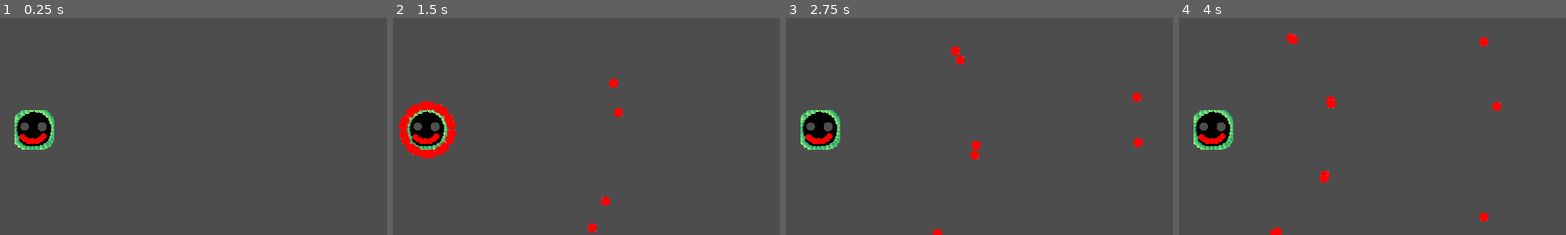
Above: before the commit, frames 1-4 (left to right).
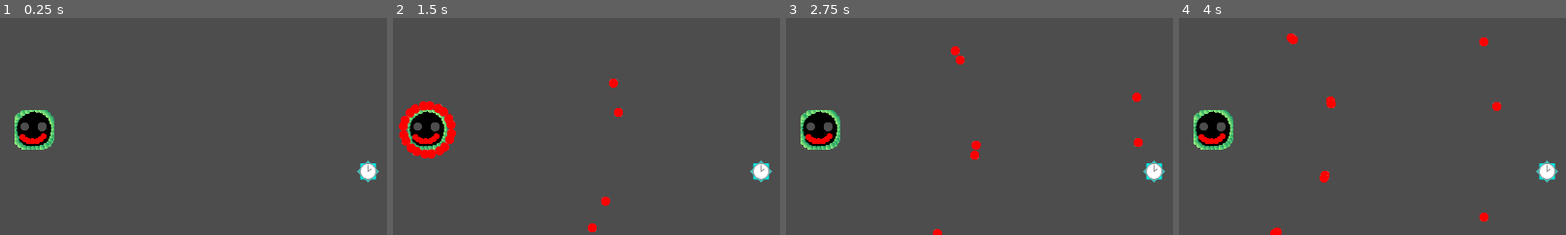
Above: after the commit, the same moments.

Repository: Antoine-Lagache/GameJam_2025
Game: Godot game, scene res://scene/main.tscn
The game is run twice, just before and just after one commit, with the same random seed, the same clock (stepped at 60 frames per second) and the same inputs.
Inputs:
- Up to frame 1 (0.25 s): no input
- Up to frame 2 (1.5 s): tap Enter at 0.5 s; hold Right (right) 0.53-1.28 s; hold Down (down) from 1.28 s (still down)
- Up to frame 3 (2.75 s): release Down (down) at 2.03 s; hold Right (right) from 2.03 s (still down)
- Up to frame 4 (4 s): release Right (right) at 2.78 s; hold Up (up) 2.78-3.53 s; hold Left (left) from 3.53 s (still down)
The pictures show only the part of the screen within x 46-95%, y 24-74%; the shares and areas given below are measured in that part.

The runs differ from the first frame. In frame 1, 0.4% of the frame differs, in the area x 92-98%, y 65-76%; in frame 2, 0.4%; in frame 3, 0.4%; in frame 4, 0.4%.

Commit message:
time stop v1

Diff:
--- /dev/null
+++ b/gamejame/scene/time.tscn
@@ -0,0 +1,6 @@
+[gd_scene load_steps=2 format=3 uid="uid://dmi7sdx6ab5as"]
+
+[ext_resource type="Script" uid="uid://b6vjsah7mp4dy" path="res://script/time.gd" id="1_yegv2"]
+
+[node name="Node2D" type="Node2D"]
+script = ExtResource("1_yegv2")
--- a/gamejame/scene/time_stop.tscn
+++ b/gamejame/scene/time_stop.tscn
@@ -1,16 +1,21 @@
-[gd_scene load_steps=3 format=3 uid="uid://e7kxq7wbgf6q"]
+[gd_scene load_steps=4 format=3 uid="uid://e7kxq7wbgf6q"]
 
 [ext_resource type="Texture2D" uid="uid://cf2a4kh32yv8h" path="res://sprites/time_stop.png" id="1_nys4h"]
+[ext_resource type="Script" uid="uid://kpnrsj5pkyc5" path="res://script/time_stop.gd" id="1_tdae1"]
 
 [sub_resource type="CircleShape2D" id="CircleShape2D_pnf1x"]
-radius = 79.0569
+radius = 23.0217
 
 [node name="Time_stop" type="Node2D"]
+script = ExtResource("1_tdae1")
 
 [node name="Sprite2D" type="Sprite2D" parent="."]
+scale = Vector2(0.29, 0.29)
 texture = ExtResource("1_nys4h")
 
 [node name="Area2D" type="Area2D" parent="."]
 
 [node name="CollisionShape2D" type="CollisionShape2D" parent="Area2D"]
 shape = SubResource("CircleShape2D_pnf1x")
+
+[connection signal="body_entered" from="Area2D" to="." method="_on_area_2d_body_entered"]
--- a/gamejame/script/bullet.gd
+++ b/gamejame/script/bullet.gd
@@ -3,18 +3,18 @@
 var speed : float = 0.0 # nb pixel / seconde
 var direction : float = 0.0
 var angular_velocity : float = 0.0
+var time_speed:float = 1.0
 
-signal hit_player
 
 func _ready():
 	add_to_group("bullet")
 
 func _physics_process(delta: float) -> void:
-	var direction_vector = Vector2(cos(direction),sin(direction))
-	#global_position += speed*direction_vector
-	global_position += speed*direction_vector*delta #pour que se soit compatible à différents frame rate
-	direction += angular_velocity
-	test_exit_screen()
+	if time_speed:
+		var direction_vector = Vector2(cos(direction),sin(direction))
+		global_position += speed*direction_vector*delta*time_speed #pour que se soit compatible à différents frame rate
+		direction += angular_velocity
+		test_exit_screen()
 
 func test_exit_screen():
 	var screen = DisplayServer.screen_get_size()
@@ -25,5 +25,5 @@
 
 func _on_area_2d_body_entered(body: Node2D) -> void:
 	if body.is_in_group("player"):
-		emit_signal("hit_player", body)
+		body.loose_pv()
 		queue_free()
--- a/gamejame/script/main.gd
+++ b/gamejame/script/main.gd
@@ -2,10 +2,20 @@
 
 @onready var mechant = load("res://scene/mechant.tscn")
 @onready var player = load("res://scene/player.tscn")
+@onready var time = load("res://scene/time.tscn")
 
 
 func _ready():
 	var bbeg:Node = mechant.instantiate()
 	var hero:Node = player.instantiate()
+	var temps:Node = time.instantiate()
+	temps.connect("send_time_speed", on_time_speed)
 	add_child(bbeg)
 	add_child(hero)
+	add_child(temps)
+
+func on_time_speed(time_speed):
+	player =  get_tree().get_nodes_in_group("player")[0]
+	mechant =  get_tree().get_nodes_in_group("mechant")[0]
+	player.time_speed = time_speed
+	mechant.time_speed = time_speed
--- a/gamejame/script/mechant.gd
+++ b/gamejame/script/mechant.gd
@@ -2,7 +2,8 @@
 
 
 @onready var bullet = load("res://scene/bullet.tscn")
-signal hit_player
+var time_speed:float = 1.0
+var bullet_limit:int = 100
 
 func _ready():
 	add_to_group("mechant")
@@ -10,28 +11,26 @@
 	position = Vector2(screen.x/2, screen.y/2)
 
 func _physics_process(delta: float) -> void:
-	pass
+	for bullets in get_tree().get_nodes_in_group("bullet"):
+		bullets.time_speed = time_speed
 
 
 func _on_timer_timeout() -> void:
-	var angle = randf_range(0, 2 * PI)
-	for i in range(10):
-		var new_bullet:Node = bullet.instantiate()
-		new_bullet.connect("hit_player", on_hit_player)
-		new_bullet.speed = 600
-		new_bullet.direction =  2 * PI / 10 * i + angle
-		new_bullet.angular_velocity = 0.01
-		add_child(new_bullet)
-	for i in range(10):
-		var new_bullet:Node = bullet.instantiate()
-		new_bullet.connect("hit_player", on_hit_player)
-		new_bullet.speed = 600
-		new_bullet.direction =  2 * PI / 10 * (i + 0.5) + angle
-		new_bullet.angular_velocity = - 0.01
-		add_child(new_bullet)
-
-func on_hit_player(body):
-	body.loose_pv()
+	print(len(get_tree().get_nodes_in_group("bullet")))
+	if len(get_tree().get_nodes_in_group("bullet")) < bullet_limit:
+		var angle = randf_range(0, 2 * PI)
+		for i in range(10):
+			var new_bullet:Node = bullet.instantiate()
+			new_bullet.speed = 600
+			new_bullet.direction =  2 * PI / 10 * i + angle
+			new_bullet.angular_velocity = 0.01
+			add_child(new_bullet)
+		for i in range(10):
+			var new_bullet:Node = bullet.instantiate()
+			new_bullet.speed = 600
+			new_bullet.direction =  2 * PI / 10 * (i + 0.5) + angle
+			new_bullet.angular_velocity = - 0.01
+			add_child(new_bullet)
 
 func _on_area_2d_body_entered(body: Node2D) -> void:
 	if body.is_in_group("player"):
--- a/gamejame/script/player.gd
+++ b/gamejame/script/player.gd
@@ -5,6 +5,7 @@
 const start_position = Vector2(300, 300)
 var screen_size = DisplayServer.screen_get_size()
 const size_player = Vector2(10,10)
+var time_speed:float = 1.0
 
 func loose_pv():
 	$CanvasLayer/Health_bar.health += -1
--- /dev/null
+++ b/gamejame/script/time.gd
@@ -0,0 +1,36 @@
+extends Node2D
+
+var time_stop = load("res://scene/time_stop.tscn")
+var player:Node
+var mechant:Node
+var screen = DisplayServer.screen_get_size()
+var dist_min = 150
+
+var  time_speed:float = 1.0
+signal send_time_speed
+
+
+# Called when the node enters the scene tree for the first time.
+func _ready() -> void:
+	player =  get_tree().get_nodes_in_group("player")[0]
+	mechant =  get_tree().get_nodes_in_group("mechant")[0]
+	spawn_time_stop()
+
+
+# Called every frame. 'delta' is the elapsed time since the previous frame.
+func _physics_process(delta: float) -> void:
+	pass
+
+func spawn_time_stop():
+	while true:
+		var spawn_pos = Vector2(randf_range(0,screen.x), randf_range(0,screen.y))
+		if max(spawn_pos.distance_to(player.position),spawn_pos.distance_to(mechant.position))>dist_min:
+			var new_time_stop = time_stop.instantiate()
+			new_time_stop.position = spawn_pos
+			new_time_stop.connect("time_stop", on_time_stop)
+			add_child(new_time_stop)
+			break
+
+func on_time_stop():
+	time_speed = 0.
+	emit_signal("send_time_speed", time_speed)
--- /dev/null
+++ b/gamejame/script/time_stop.gd
@@ -0,0 +1,18 @@
+extends Node2D
+
+signal time_stop
+
+# Called when the node enters the scene tree for the first time.
+func _ready() -> void:
+	add_to_group("time_stop")
+
+
+# Called every frame. 'delta' is the elapsed time since the previous frame.
+func _process(delta: float) -> void:
+	pass
+
+
+func _on_area_2d_body_entered(body: Node2D) -> void:
+	if body.is_in_group("player"):
+		emit_signal("time_stop")
+		queue_free()
Not shown, added: gamejame/script/time.gd.uid
Not shown, added: gamejame/script/time_stop.gd.uid
